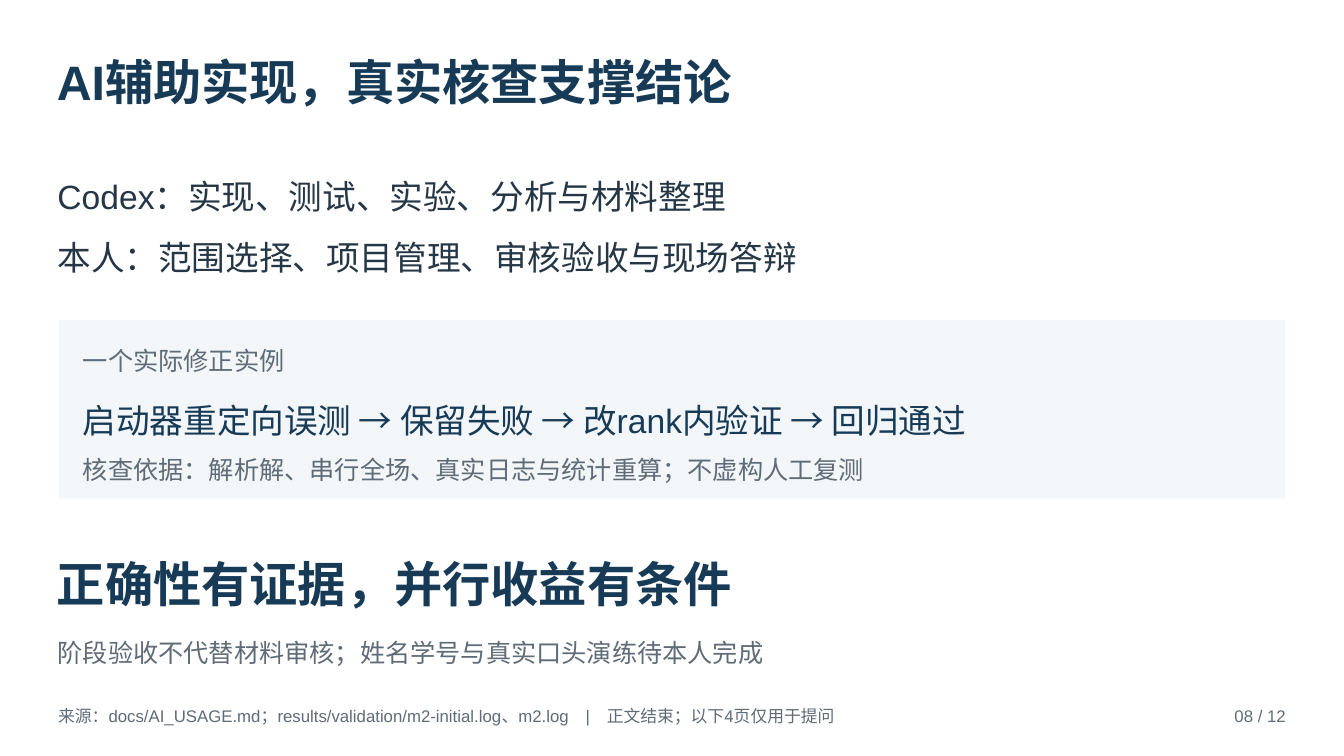
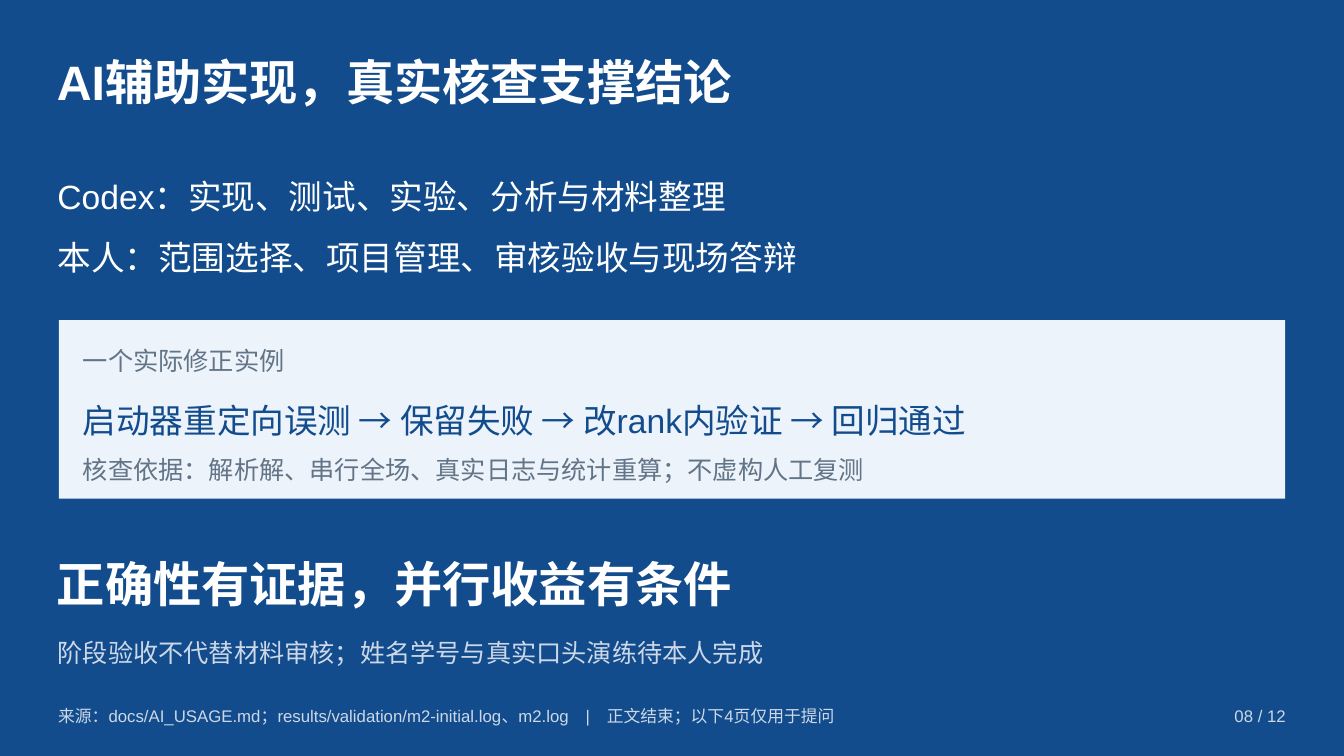
Before and after one commit to JunQianNuo/parallel-heat-solver, a slide deck: slide 8 of report/presentation.pptx. Drawn at 1344x756 pixels with LibreOffice and Linux fonts; fonts in the diff are those of the drawing. Boxes give left, top, right and bottom in pixels: in the first picture for what was removed or moved away, otherwise in the second. Text is boxed around its words. In the diff, an @@ line names an element or a change of style, - is before the commit and + after.

Commit message:
style: align defense deck palette with local PPT references

```diff
--- a/report/presentation.pptx
+++ b/report/presentation.pptx
@@ background #FFFFFF to #124C8D @@
@@ text "AI辅助实现，真实核查支撑结论" at (57,62,732,107): text colour #173B57 to #FFFFFF @@
@@ text "Codex：实现、测试、实验、分析与材料整理 本人：范围选择、项目管理、审核验收与现场答辩" at (57,182,796,273): text colour #253746 to #FFFFFF @@
@@ rectangle at (58,321,1286,499): fill #F3F6F9 to #EDF3FA @@
@@ text "一个实际修正实例" at (83,349,285,372): text colour #5F6B76 to #627487 @@
@@ text "启动器重定向误测 → 保留失败 → 改rank内验证 ..." at (83,404,966,436): text colour #173B57 to #124C8D @@
@@ text "核查依据：解析解、串行全场、真实日志与统计重算；不虚构人工复测" at (83,458,864,483): text colour #5F6B76 to #627487 @@
@@ text "正确性有证据，并行收益有条件" at (57,561,732,609): text colour #173B57 to #FFFFFF @@
@@ text colour #5F6B76 to #CCD8E7 in 3 elements at (58,641,764,666), (58,708,835,726), (1234,710,1286,722) @@
```
Also in this commit, not shown: 11 other slides changed, 27 other files.
